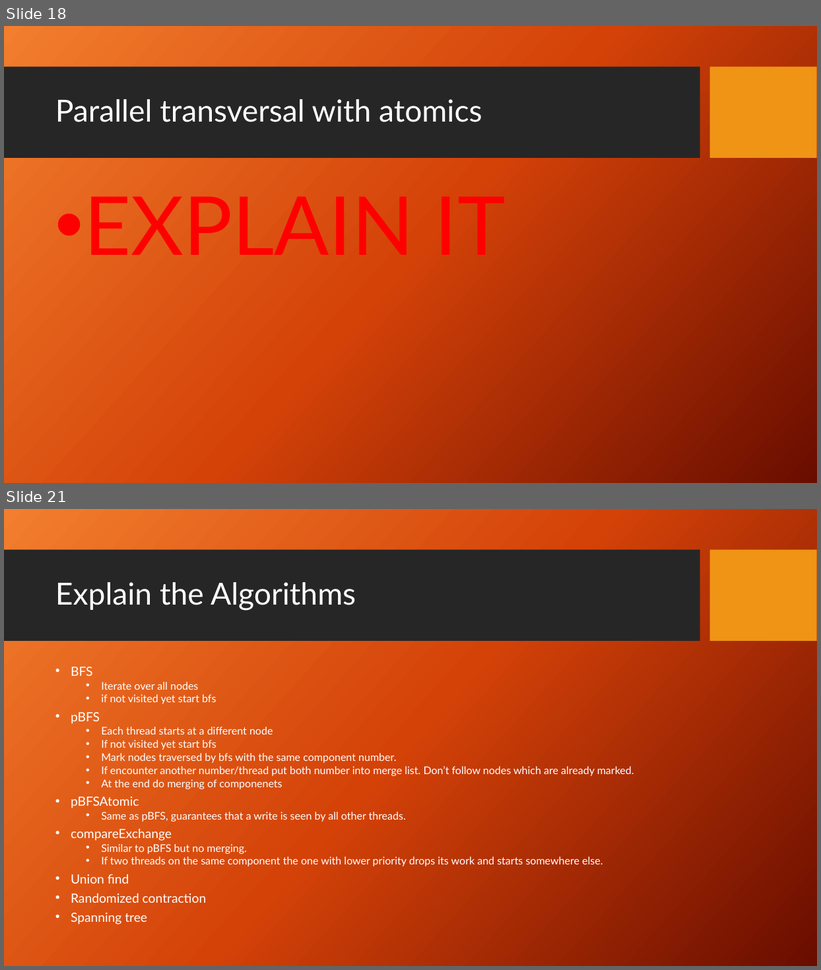
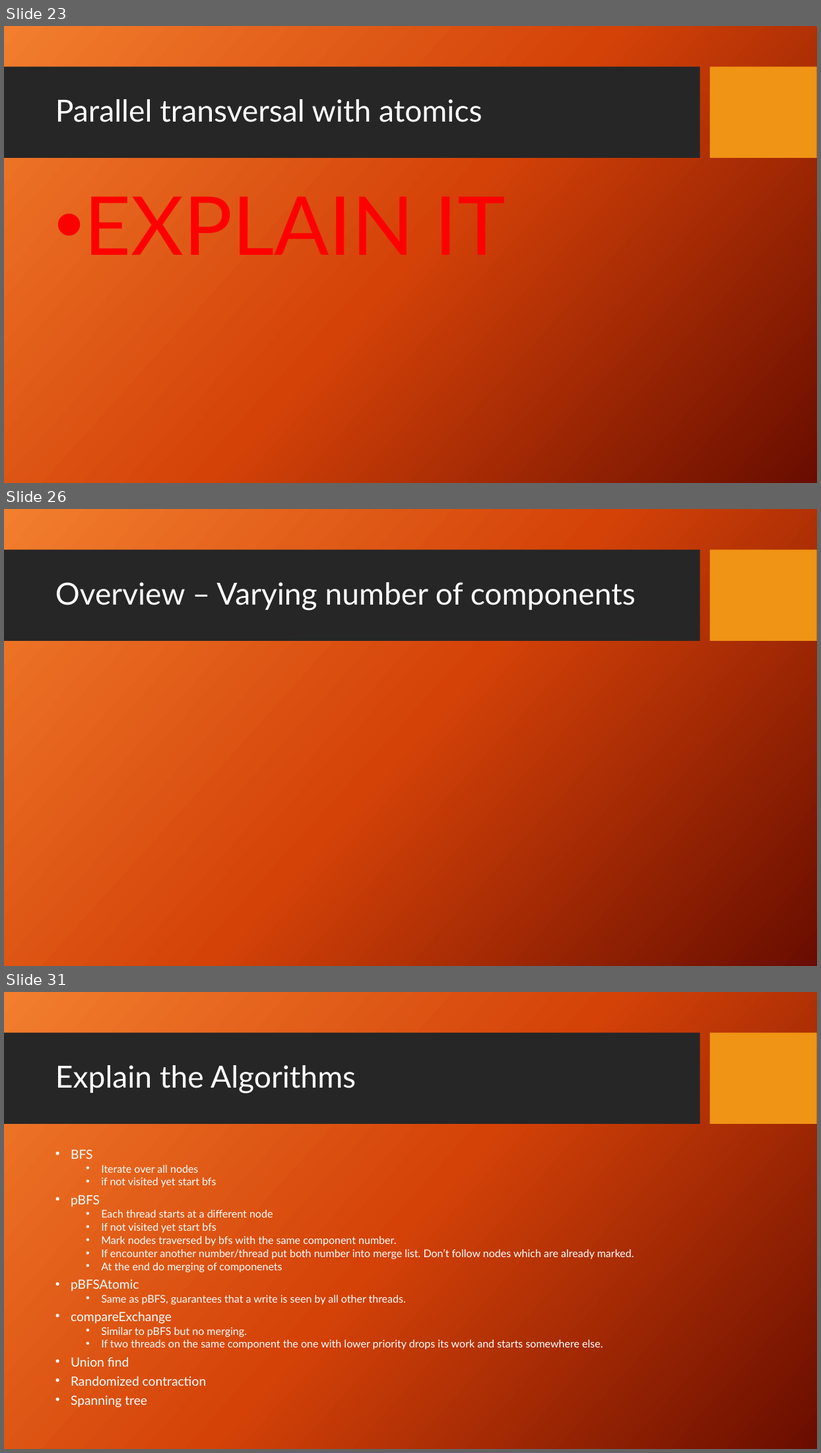
Before and after one commit to Aphlax/Parallelepipeds, a slide deck: FinalPresentation_Parallel Connected Components.pptx. Shown one above the other, each under a label of ours: slides 18 and 21 before the commit, slides 23, 26 and 31 after it; the slides between them are not shown. The pictures are 821x970 and 821x1453 pixels, drawn with LibreOffice and Linux fonts; fonts in the diff are those of the drawing; background and template pictures are left out. Boxes give left, top, right and bottom in pixels: in the first picture for what was removed or moved away, otherwise in the second. Text is boxed around its words. In the diff, an @@ line names an element or a change of style, - is before the commit and + after.

```diff
--- a/FinalPresentation_Parallel Connected Components.pptx
+++ b/FinalPresentation_Parallel Connected Components.pptx
@@ slide 26 added at <box>4,509,817,966</box>, background picture (left out); not listed: 2 template elements that a slide beside it also shows @@
@@ title added at <box>55,582,636,611</box>, 36 pt, text #FFFFFF @@
+Overview – Varying number of components
@@ what was slide 18 is now slide 23 @@
@@ what was slide 21 is now slide 31 @@
```
Also in this commit, not shown: 5 slides changed, 10 other slides added, 3 slides removed.
